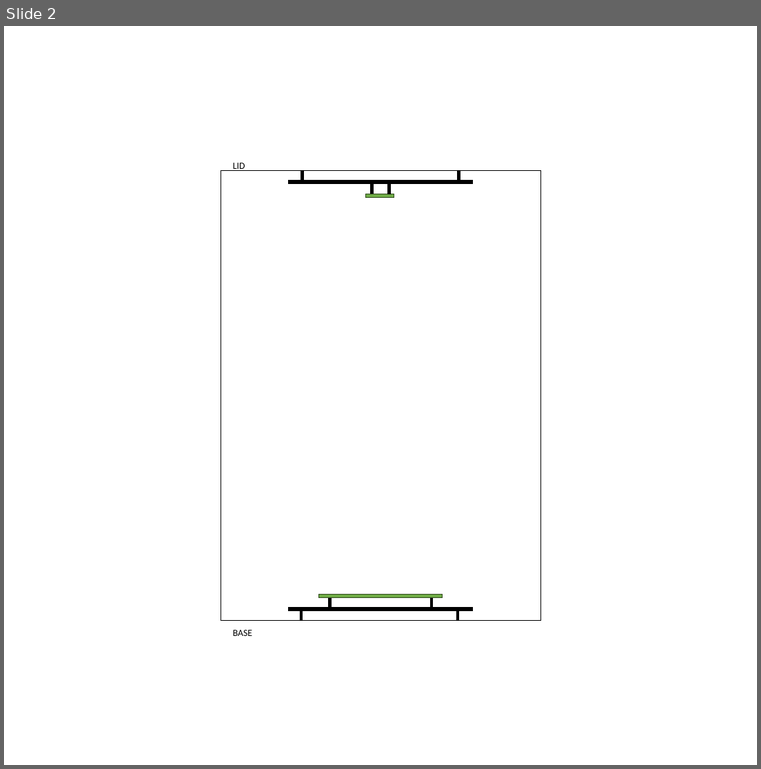
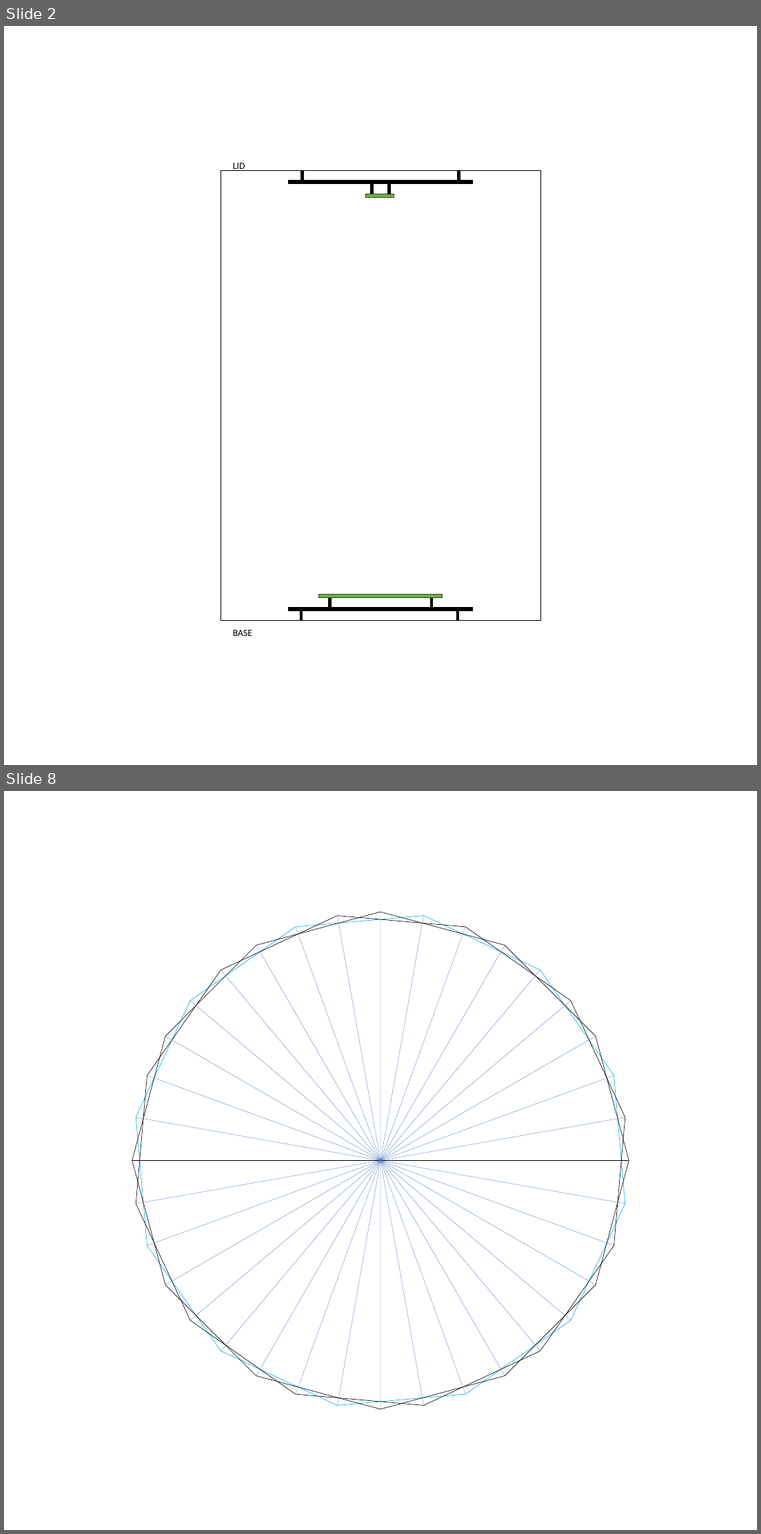
Before and after one commit to SarahTallack/PAR-Measurement, a slide deck: Testing/Testing rig configuration idea.pptx. Shown one above the other, each under a label of ours: slide 2 before the commit, slides 2 and 8 after it; the slides between them are not shown. The pictures are 761x769 and 761x1534 pixels, drawn with LibreOffice and Linux fonts; fonts in the diff are those of the drawing. Boxes give left, top, right and bottom in pixels: in the first picture for what was removed or moved away, otherwise in the second. Text is boxed around its words. In the diff, an @@ line names an element or a change of style, - is before the commit and + after.

```diff
--- a/Testing/Testing rig configuration idea.pptx
+++ b/Testing/Testing rig configuration idea.pptx
@@ slide 8 added at [4,791,757,1530], background #FFFFFF @@
@@ dodecagon added at [62,841,700,1479], outline #00B0F0 1 pt @@
@@ dodecagon added at [87,866,675,1454], outline #000000 1 pt @@
@@ dodecagon added at [121,900,641,1420], outline #000000 1 pt @@
@@ line added from (381, 912) to (381, 1409), #4472C4 0.5 pt @@
@@ line added from (296, 927) to (466, 1394), #4472C4 0.5 pt @@
@@ line added from (466, 927) to (296, 1394), #4472C4 0.5 pt @@
@@ line added from (338, 915) to (424, 1405), #4472C4 0.5 pt @@
@@ line added from (424, 915) to (338, 1405), #4472C4 0.5 pt @@
@@ line added from (257, 945) to (505, 1375), #4472C4 0.5 pt @@
@@ line added from (505, 945) to (257, 1375), #4472C4 0.5 pt @@
@@ line added from (221, 970) to (541, 1351), #4472C4 0.5 pt @@
@@ line added from (541, 970) to (221, 1351), #4472C4 0.5 pt @@
@@ line added from (190, 1001) to (571, 1320), #4472C4 0.5 pt @@
@@ line added from (190, 1320) to (571, 1001), #4472C4 0.5 pt @@
@@ line added from (165, 1036) to (596, 1284), #4472C4 0.5 pt @@
@@ line added from (165, 1284) to (596, 1036), #4472C4 0.5 pt @@
@@ line added from (148, 1075) to (615, 1246), #4472C4 0.5 pt @@
@@ line added from (148, 1246) to (615, 1075), #4472C4 0.5 pt @@
@@ line added from (136, 1117) to (626, 1204), #4472C4 0.5 pt @@
@@ line added from (136, 1204) to (626, 1117), #4472C4 0.5 pt @@
@@ line added from (132, 1160) to (629, 1160), #000000 0.5 pt @@
```
Also in this commit, not shown: 1 slide changed, 7 other slides added, 1 slide removed, 44 other files.
